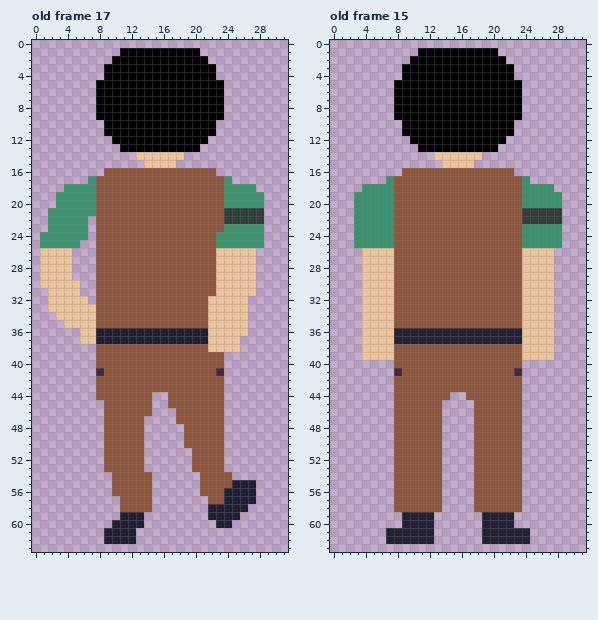
Pixel-art file: sprite_project/lakon.ase. Above: the version before the commit.
32x64 pixels, 18 frames. Shown: old frame 17, old frame 15. The commit also changed other frames, which this record leaves out.
After:
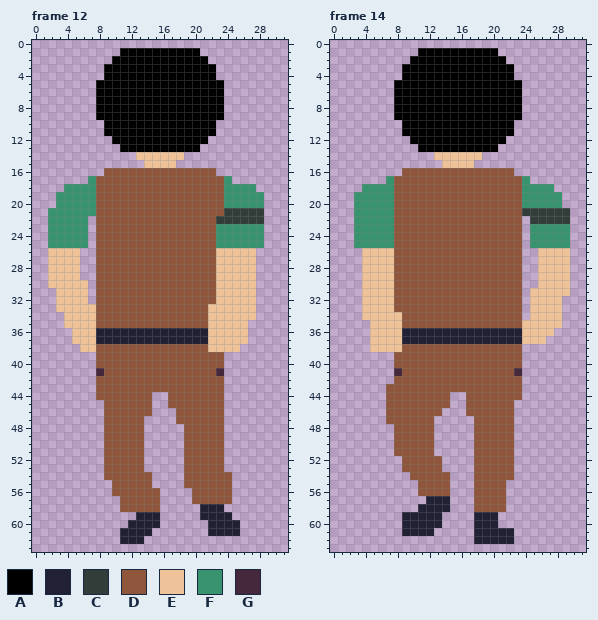
Palette (. is transparent): A #000000  B #222034  C #323c39  D #8f563b  E #eec39a  F #37946e  G #45283c
A new or re-ordered frame is compared with the old frame closest to it.
From old to new:
frames 18 -> 32
Frame 12 is new; against old frame 17:
Colour B is added in row 58 at x 21; in row 59 at x 14 to 15 and 21; in row 60 at x 14 to 15, 22 and 25; in row 61 at x 13 to 14 and 22 to 25; in row 62 at x 13.
Colour C replaces colour D in row 22 at x 23.
Colour D is added in rows 51 to 53 at x 19; in row 54 at x 9 and 19 to 20; in row 55 at x 19 to 20; in row 56 at x 15 and 20; in row 57 at x 15 and 20 to 21; in row 58 at x 15.
Colour D replaces colour B in rows 56 to 57 at x 24.
Colour D replaces colour E in row 32 at x 22.
Colour E is added in rows 26 to 29 at x 5; in rows 30 to 31 at x 6; in rows 32 to 34 at x 27; in row 36 at x 5; in row 37 at x 5 and 26; in row 38 at x 6 to 7.
Colour F is added in row 25 at x 6.
Colour F replaces colour D in row 23 at x 23.
The author cleared colour B in rows 55 to 57 at x 25 to 27; in row 58 at x 24 to 26; in row 59 at x 11 to 12 and 25; in row 60 at x 10 to 11; in rows 61 to 62 at x 9 to 10.
The author cleared colour E in rows 26 to 30 at x 1; in rows 31 to 33 at x 2; in row 34 at x 3.
The author cleared colour F in rows 24 to 25 at x 1.
Frame 14 is new; against old frame 15:
Colour B is added in rows 57 to 58 at x 14; in rows 59 to 60 at x 13 and 18; in rows 61 to 62 at x 18.
Colour B replaces colour D in row 57 at x 12 to 13; in row 58 at x 11 to 13.
Colour C is added in rows 21 to 22 at x 29.
Colour D is added in rows 43 to 44 at x 7; in row 45 at x 7, 14 and 17; in row 46 at x 7 and 17; in row 47 at x 7; in rows 54 to 56 at x 14.
Colour E is added in rows 26 to 31 at x 28 to 29; in rows 32 to 35 at x 28.
Colour E replaces colour B in rows 36 to 37 at x 8.
Colour E replaces colour D in rows 34 to 35 at x 8; in row 38 at x 8.
Colour F is added in rows 23 to 25 at x 29.
The author cleared colour B in rows 59 to 60 at x 21 to 22; in row 61 at x 7 to 8 and 23 to 24; in row 62 at x 7 to 12 and 23 to 24.
The author cleared colour C in row 22 at x 24.
The author cleared colour D in rows 45 to 46 at x 23; in rows 47 to 51 at x 13 and 23; in rows 52 to 53 at x 8 and 23; in row 54 at x 8 to 9 and 23; in rows 55 to 56 at x 8 to 10 and 22 to 23; in row 57 at x 8 to 11 and 22 to 23.
The author cleared colour D in row 58 at x 8 to 10 and 22 to 23.
The author cleared colour E in rows 26 to 30 at x 24 to 25; in rows 31 to 34 at x 24; in rows 35 to 36 at x 4; in row 37 at x 4 and 27; in row 38 at x 4 and 24 to 27; in row 39 at x 4 to 7 and 24 to 27.
The author cleared colour F in rows 23 to 25 at x 24.
